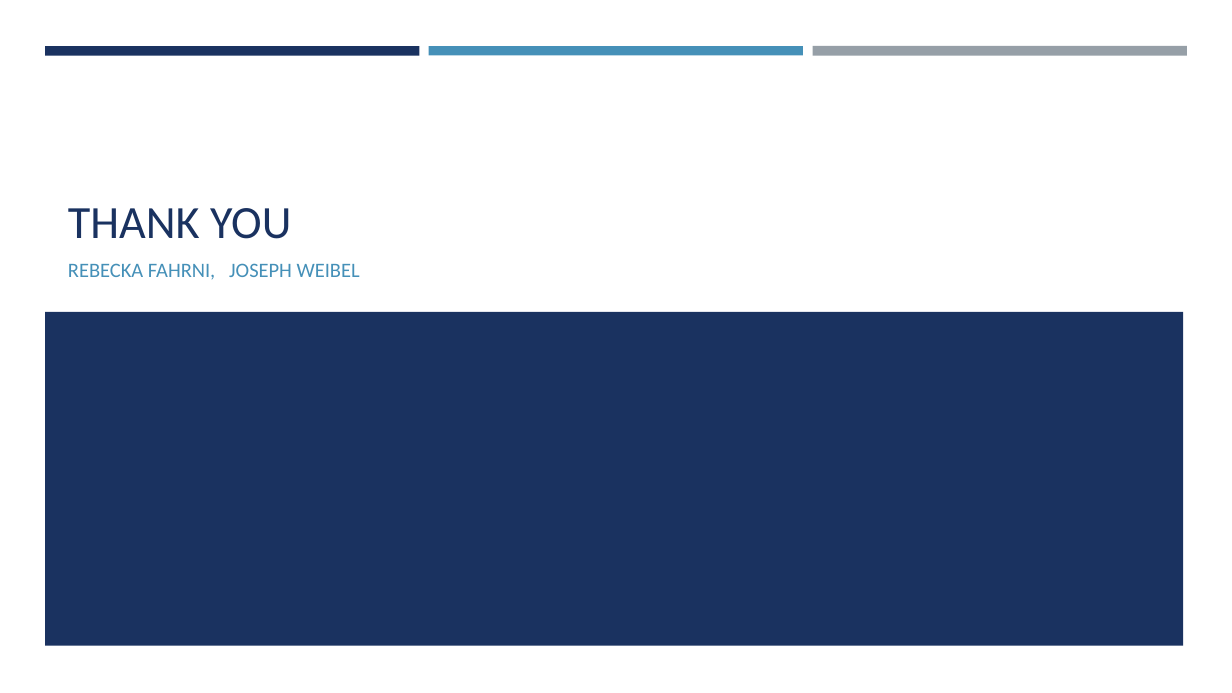
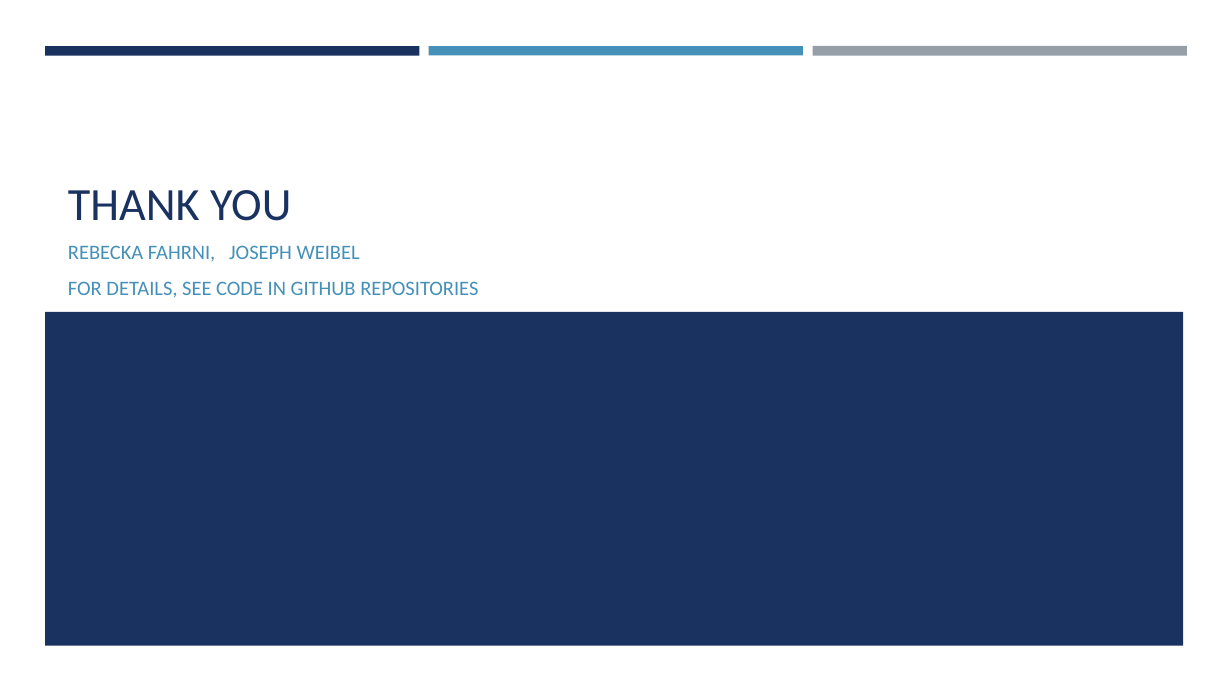
Before and after one commit to josefweibel/nlp-medical-project, a slide deck: slide 30 of presentations/Final Presentation.pptx (slide 17 before the commit). Drawn at 1232x693 pixels with LibreOffice and Linux fonts; fonts in the diff are those of the drawing. Boxes give left, top, right and bottom in pixels: in the first picture for what was removed or moved away, otherwise in the second. Text is boxed around its words. In the diff, an @@ line names an element or a change of style, - is before the commit and + after.

```diff
--- a/presentations/Final Presentation.pptx
+++ b/presentations/Final Presentation.pptx
@@ title "THANK YOU": place and size @@
-title "THANK YOU" at <box>68,208,291,239</box>
+title "THANK YOU" at <box>68,190,291,221</box>
@@ subtitle "REBECKA FAHRNI, JOSEPH WEIBEL": place and size @@
-subtitle "REBECKA FAHRNI, JOSEPH WEIBEL" at <box>68,263,360,279</box>
+subtitle "REBECKA FAHRNI, JOSEPH WEIBEL" at <box>68,245,478,298</box>
@@ subtitle at <box>68,281,478,298</box>: paragraph added @@
+FOR DETAILS, SEE CODE IN GITHUB REPOSITORIES
```
Also in this commit, not shown: 14 other slides changed, 14 slides added, 1 slide removed, 2 other files.
